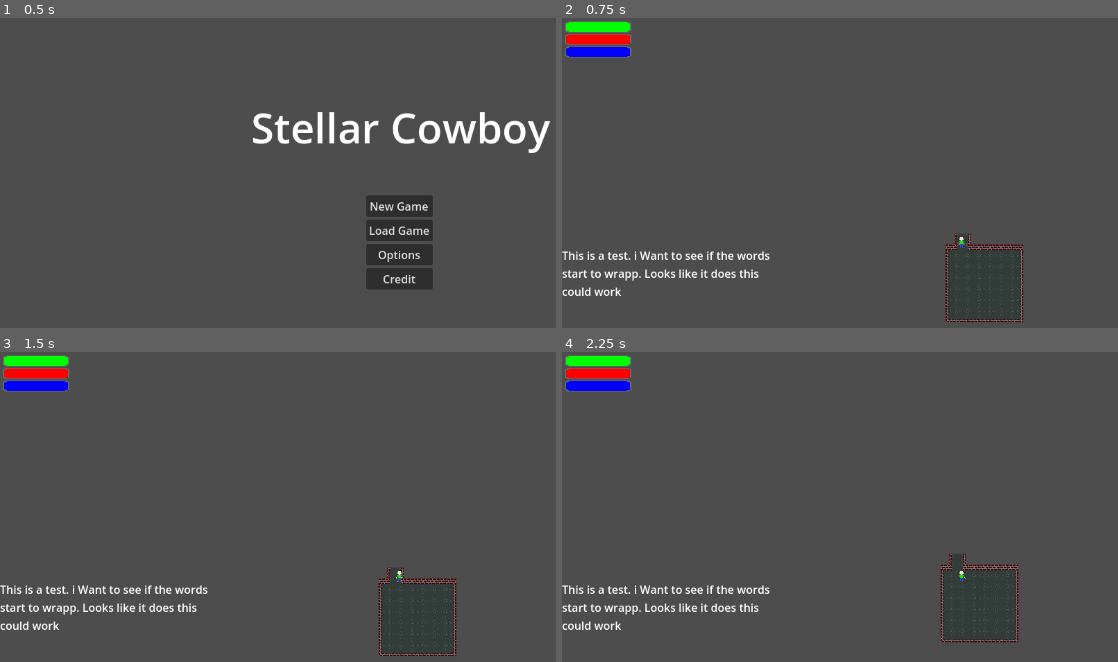
Above: before the commit, frames 1-4 (two rows, left to right).
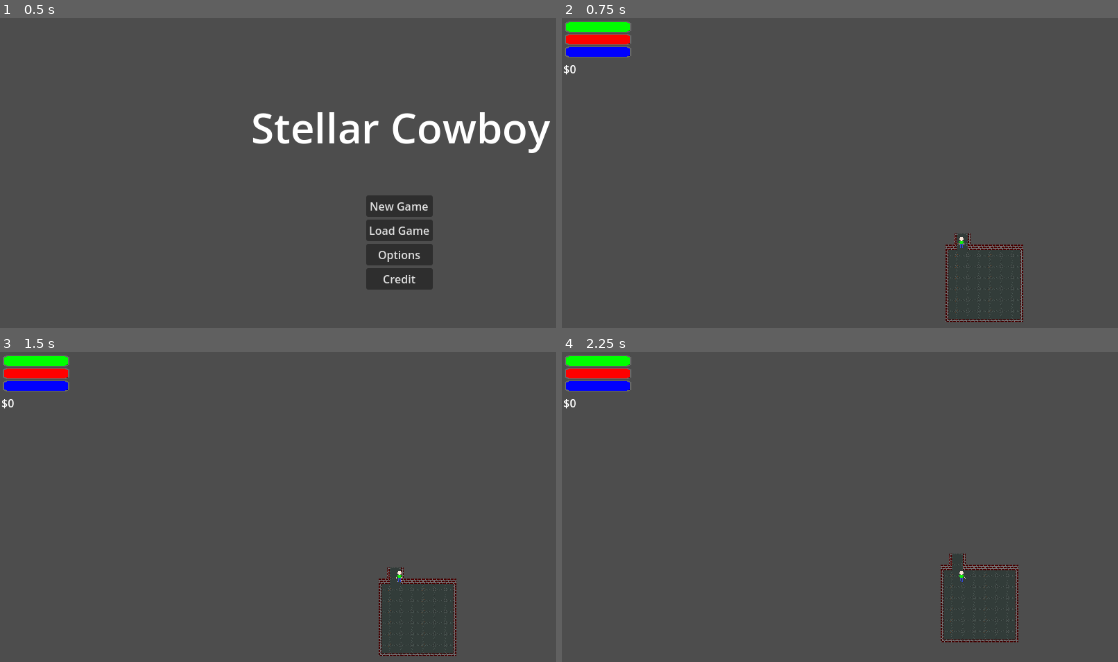
Above: after the commit, the same moments.

Repository: captainstruggles/Stellar-Cowboy
Game: Godot game, scene res://scenes/UI/MainMenu/MainMenu.tscn
Same seed, same stepped clock (60 frames per second), same inputs: the game is played once before the commit and once after it.
Inputs (mouse positions are in pixels of both pictures, inside the frame that each line leads up to):
- Up to frame 1 (0.5 s): no input
- Up to frame 2 (0.75 s): click "New Game" at 0.5 s
- Up to frame 3 (1.5 s): tap Enter at 1.25 s; move the mouse to (outside the picture) at 1.27 s; hold D (right) from 1.28 s (still down); tap Space (interact) at 1.35 s; click (outside the picture) at 1.42 s
- Up to frame 4 (2.25 s): tap Space (interact) at 2, 2.1 s; move the mouse to (801, 600) at 2.02 s; release D (right) at 2.03 s; hold S (down) from 2.03 s (still down)

Frame 1 is identical in both runs. In frame 2, 1.2% of the frame differs, in the area x 0-38%, y 15-90%; in frame 3, 1.2%; in frame 4, 1.2%.

Commit message:
added UI to display total cash

Diff:
--- a/scenes/UI/hud/hud.tscn
+++ b/scenes/UI/hud/hud.tscn
@@ -1,10 +1,11 @@
-[gd_scene load_steps=6 format=3 uid="uid://1krgqllluitq"]
+[gd_scene load_steps=7 format=3 uid="uid://1krgqllluitq"]
 
 [ext_resource type="Script" path="res://scenes/UI/hud/HungerBar.gd" id="1_jf621"]
 [ext_resource type="Texture2D" uid="uid://r7mjaj0nsii2" path="res://scenes/UI/hud/progressBarBackground.png" id="1_p7gk5"]
 [ext_resource type="Texture2D" uid="uid://415evf245635" path="res://scenes/UI/hud/progressBarForeground.png" id="2_78b01"]
 [ext_resource type="Script" path="res://scenes/UI/hud/EnergyBar.gd" id="4_pbcom"]
 [ext_resource type="PackedScene" uid="uid://c8s6fku1c1m5n" path="res://scenes/UI/hud/quest_tracker/quest_tracker.tscn" id="5_4khvv"]
+[ext_resource type="PackedScene" uid="uid://b48rm3n0perrv" path="res://scenes/UI/hud/money/money.tscn" id="6_7csfx"]
 
 [node name="Hud" type="CanvasLayer"]
 
@@ -50,3 +51,9 @@
 offset_top = -20.0
 offset_bottom = 20.0
 grow_vertical = 2
+
+[node name="Money" parent="." instance=ExtResource("6_7csfx")]
+offset_left = 2.0
+offset_top = 62.0
+offset_right = 102.0
+offset_bottom = 91.0
--- /dev/null
+++ b/scenes/UI/hud/money/money.gd
@@ -0,0 +1,11 @@
+extends Control
+
+@onready var label = get_node("Label")
+
+# Called when the node enters the scene tree for the first time.
+func _ready():
+	label.text = "$" + str(PlayerData.Credits)
+	PlayerData.connect("CreditsUpdated", updateCredits)
+
+func updateCredits(credits : int):
+	label.text = "$" + str(credits)
--- /dev/null
+++ b/scenes/UI/hud/money/money.tscn
@@ -0,0 +1,16 @@
+[gd_scene load_steps=2 format=3 uid="uid://b48rm3n0perrv"]
+
+[ext_resource type="Script" path="res://scenes/UI/hud/money/money.gd" id="1_p8m7i"]
+
+[node name="Money" type="Control"]
+layout_mode = 3
+anchors_preset = 0
+offset_right = 40.0
+offset_bottom = 40.0
+script = ExtResource("1_p8m7i")
+
+[node name="Label" type="Label" parent="."]
+layout_mode = 0
+offset_right = 40.0
+offset_bottom = 23.0
+text = "$0"
--- a/scenes/UI/hud/quest_tracker/quest_tracker.gd
+++ b/scenes/UI/hud/quest_tracker/quest_tracker.gd
@@ -7,8 +7,9 @@
 # Called when the node enters the scene tree for the first time.
 func _ready():
 	GigManager.connect("GigLogUpdate", rebuildLogs)
+	destroyLogs()
 
-func destryLogs():
+func destroyLogs():
 	for child in GigLogs.get_children():
 		child.queue_free()
 
@@ -20,5 +21,5 @@
 
 
 func rebuildLogs(gigs : Array[Gig]):
-	destryLogs()
+	destroyLogs()
 	createLogs(gigs)
--- a/scenes/interactables/package/package.gd
+++ b/scenes/interactables/package/package.gd
@@ -4,7 +4,7 @@
 
 func interact():
 	if currentGig:
-		if PlayerData.InventoryAdd(self):
+		if PlayerData.InventoryAdd("Package"):
 			currentGig.IsObjectiveAchieved = true
 			get_parent().remove_child(self)
 
--- a/scenes/npc/npc.gd
+++ b/scenes/npc/npc.gd
@@ -42,8 +42,8 @@
 			DialogManager.start_dialog(self, global_position, dialogue.GigWaiting)
 		elif currentGig && currentGig.IsObjectiveAchieved:
 			DialogManager.start_dialog(self, global_position, dialogue.GigFinished)
+			GigManager.GigComplete(currentGig)
 			currentGig = null
-			GigManager.GigComplete(currentGig)
 		else:
 			DialogManager.start_dialog(self, global_position, dialogue.Default)
 	elif DialogManager.currentNPCTalking == self:
--- a/singleton/GigManager.gd
+++ b/singleton/GigManager.gd
@@ -32,6 +32,8 @@
 func GigComplete(gig : Gig):
 	if GigLog.has(gig):
 		GigLog = Utils.removeItemFromArray(GigLog, gig)
+		if gig.GigType == GigTypes.PACKAGE_PICKUP:
+			PlayerData.InventoryRemove("Package")
 		GigCompleted.emit(gig)
 		GigLogUpdate.emit(GigLog)
 
--- a/singleton/PlayerData.gd
+++ b/singleton/PlayerData.gd
@@ -15,16 +15,18 @@
 var HealthRate : float = 1
 signal HealthUpdated(amount : float)
 
-var Inventory : Array[Node]
+var Inventory : Array[String]
 var MaxInventorySize : int = 1
 
 var Credits : int = 0
+signal CreditsUpdated(credits : int)
 
 func _ready():
 	GigManager.connect("GigCompleted", _gigReward)
 
 func _gigReward(gig : Gig):
 	Credits += gig.Reward
+	CreditsUpdated.emit(Credits)
 
 func HungerUpdate(amount : float):
 	HungerLevelCurrent += amount
@@ -44,14 +46,14 @@
 		HealthLevelCurrent = HealthLevelMax
 	HealthUpdated.emit(HealthLevelCurrent)
 
-func InventoryAdd(item : Node) -> bool:
+func InventoryAdd(item : String) -> bool:
 	if Inventory.size() >= MaxInventorySize:
 		return false
 	else:
 		Inventory.append(item)
 		return true
 
-func InventoryRemove(requestedItem: Node):
+func InventoryRemove(requestedItem: String):
 	var x = 0
 	for item in Inventory:
 		if item == requestedItem:
